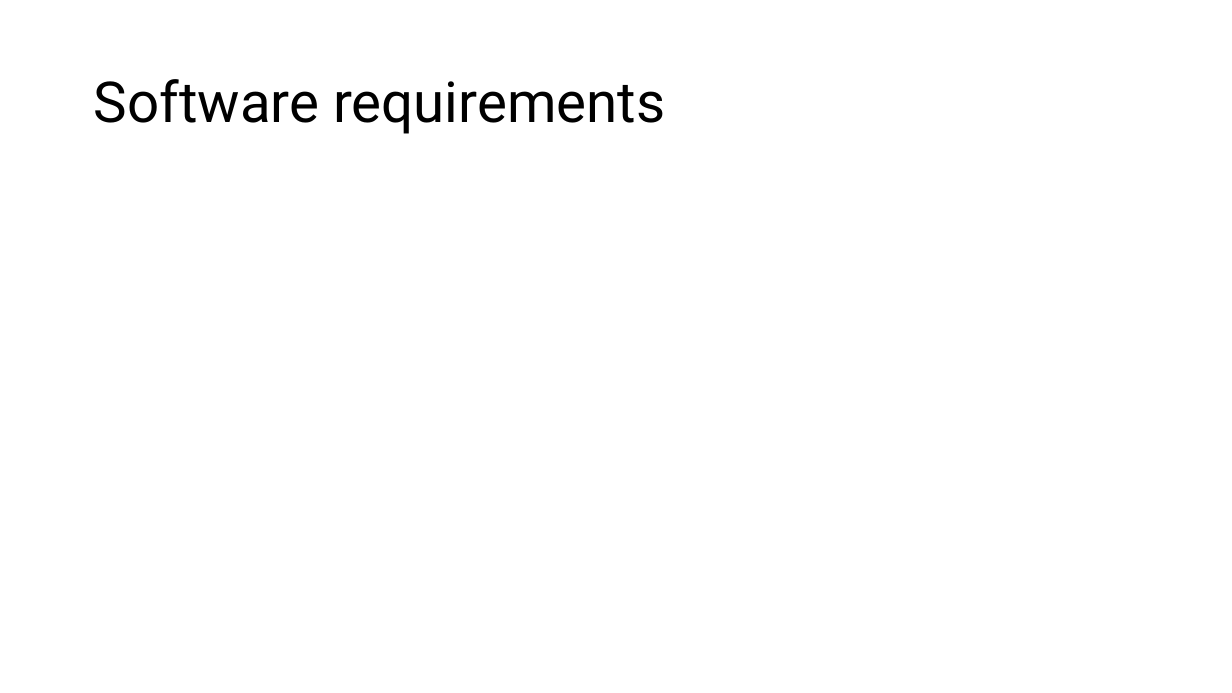
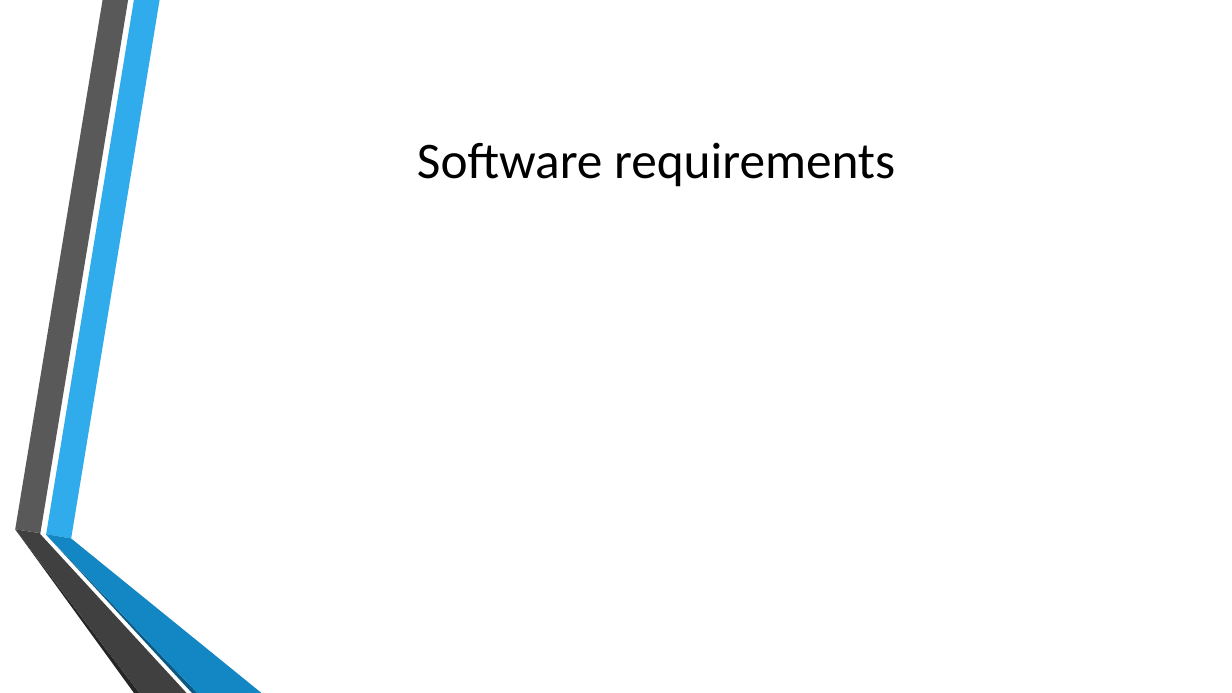
Before and after one commit to verifizieren/iGOAT, a slide deck: slide 6 of Presentation/Gruppe10(Präsentation1).pptx. Drawn at 1232x693 pixels with LibreOffice and Linux fonts; fonts in the diff are those of the drawing; background and template pictures are left out. Boxes give left, top, right and bottom in pixels: in the first picture for what was removed or moved away, otherwise in the second. Text is boxed around its words. In the diff, an @@ line names an element or a change of style, - is before the commit and + after.

```diff
--- a/Presentation/Gruppe10(Präsentation1).pptx
+++ b/Presentation/Gruppe10(Präsentation1).pptx
@@ title "Software requirements": place and size @@
-title "Software requirements" at [94,79,665,134]
+title "Software requirements" at [417,142,895,187]
@@ title "Software requirements" at [417,142,895,187]: size 44 to 40 pt, font Roboto to Calibri; alignment left to centre; line spacing 0.9 to 1 @@
@@ group added at [15,0,262,693]: 6 freeform shapes @@
```
Also in this commit, not shown: 7 other slides changed.
